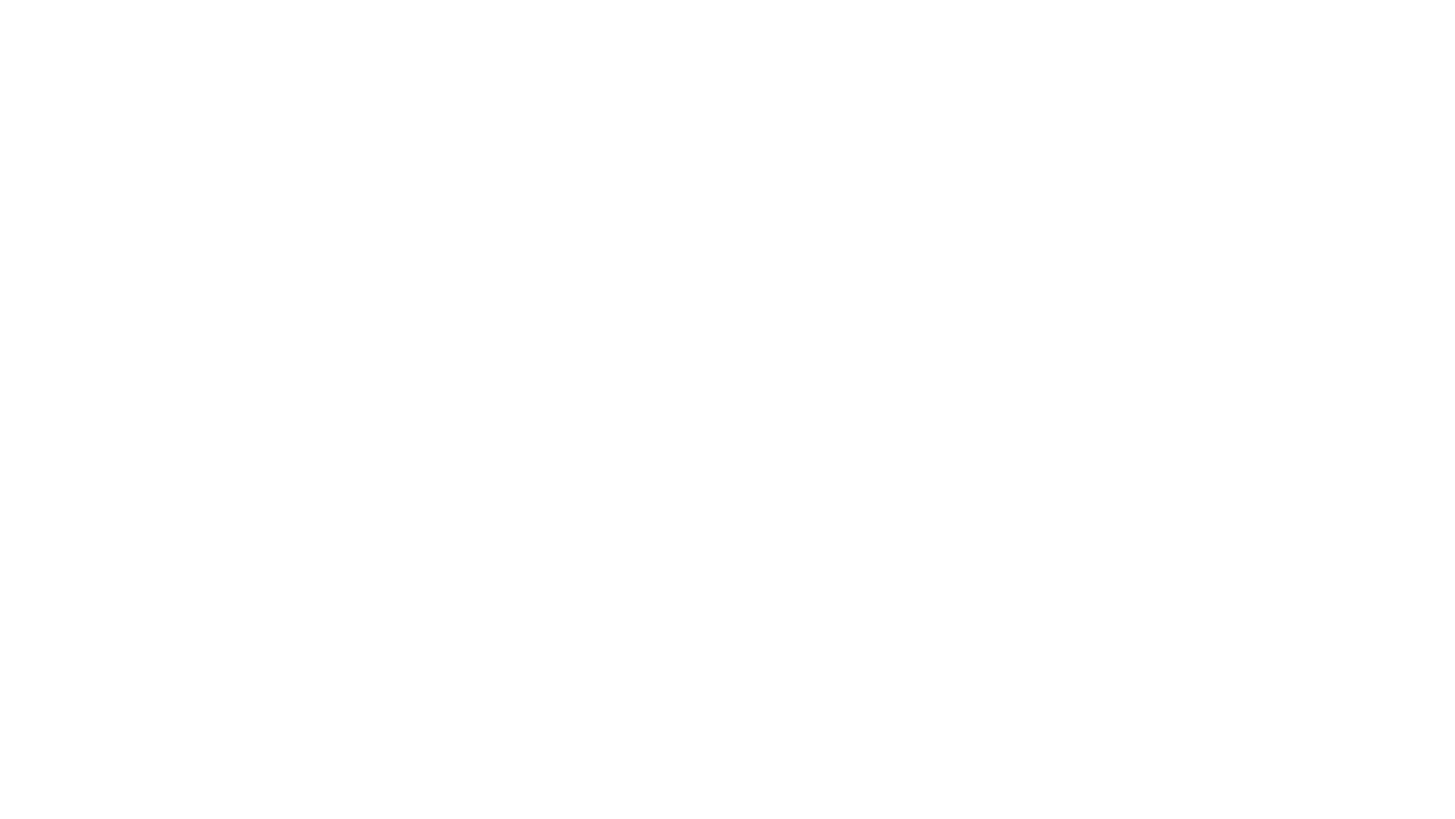
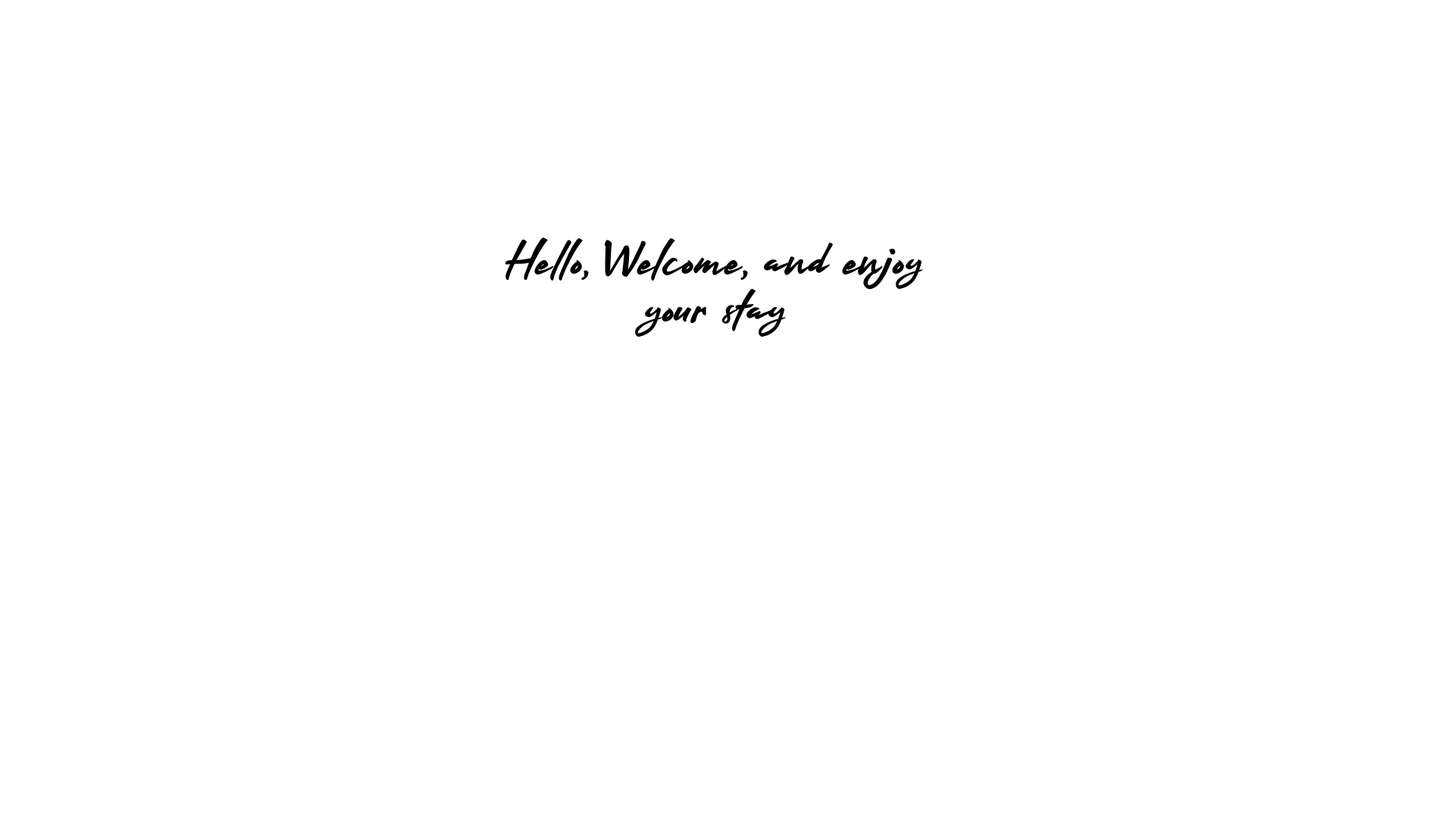
The second (1455, 819) image is a revision of the first. Changes to its layers:
added layer "Hello, Welcome, and enjoy your..." above "Layer" over [504, 237, 924, 337]
